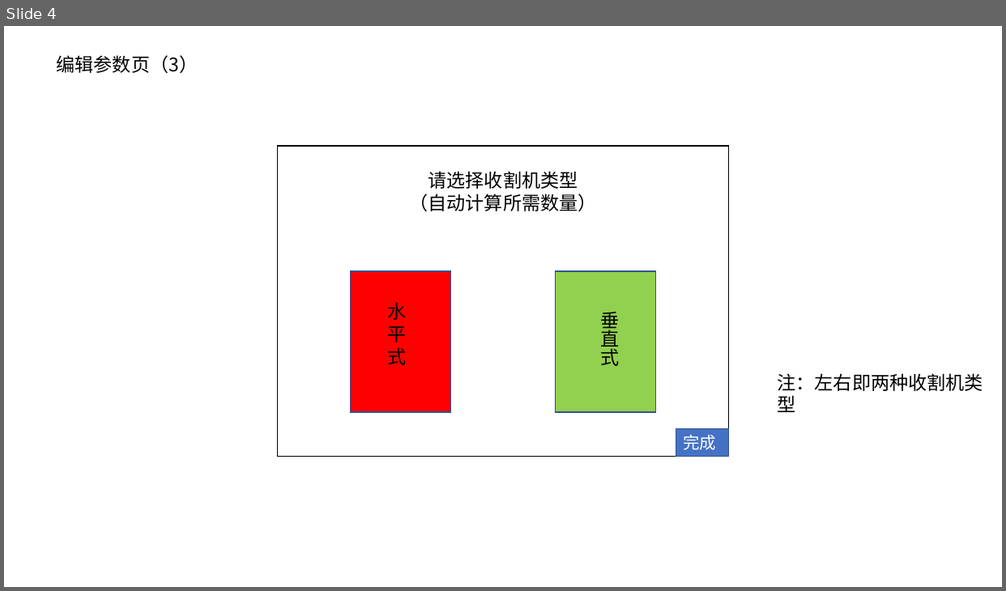
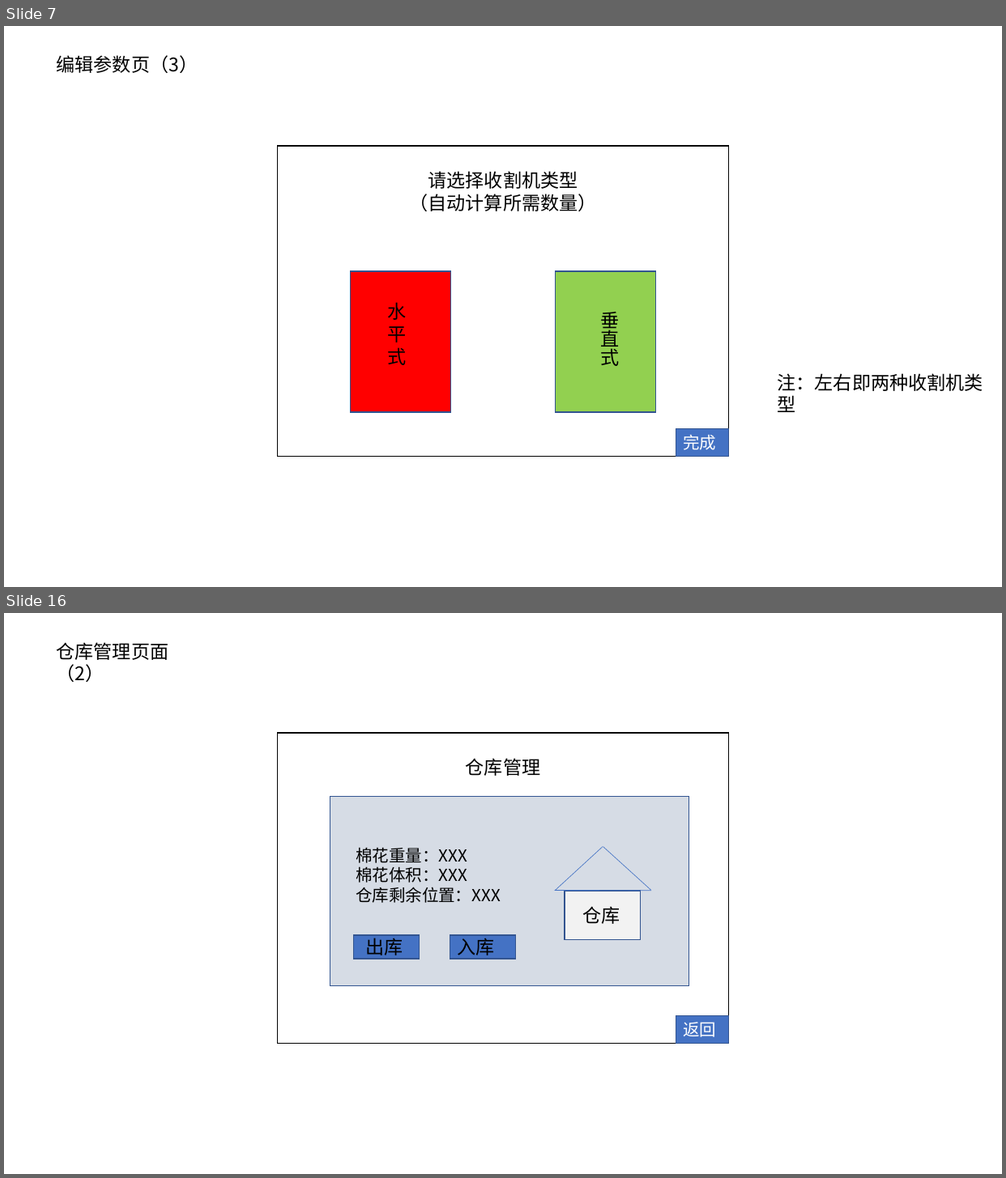
Before and after one commit to jerryfeng2003/The_C_design_on_cotton, a slide deck: 相关资料/界面设计(第一版）.pptx. Shown one above the other, each under a label of ours: slide 4 before the commit, slides 7 and 16 after it; the slides between them are not shown. The pictures are 1006x591 and 1006x1178 pixels, drawn with LibreOffice and Linux fonts; fonts in the diff are those of the drawing. Boxes give left, top, right and bottom in pixels: in the first picture for what was removed or moved away, otherwise in the second. Text is boxed around its words. In the diff, an @@ line names an element or a change of style, - is before the commit and + after.

```diff
--- a/相关资料/界面设计(第一版）.pptx
+++ b/相关资料/界面设计(第一版）.pptx
@@ slide 16 added at <box>4,613,1002,1174</box>, background #FFFFFF @@
@@ text added at <box>57,642,169,682</box>, 18 pt, text #000000 @@
+仓库管理页面（2）
@@ rectangle added at <box>277,733,729,1043</box>, outline #000000 1 pt @@
@@ text added at <box>466,758,540,776</box>, 18 pt, text #000000 @@
+仓库管理
@@ rectangle added at <box>330,796,689,986</box>, fill #D6DCE5, outline #325491 1 pt @@
@@ text added at <box>356,847,501,903</box>, 16 pt, text #000000 @@
+棉花重量：XXX
+棉花体积：XXX
+仓库剩余位置：XXX
@@ line added from (555, 891) to (603, 846), #4472C4 0.5 pt @@
@@ line added from (651, 890) to (603, 846), #4472C4 0.5 pt @@
@@ line added from (555, 891) to (651, 891), #4472C4 0.5 pt @@
@@ rectangle added at <box>565,891,641,939</box>, fill #F2F2F2, outline #325491 1 pt @@
@@ text added at <box>583,906,620,924</box>, 18 pt, text #000000 @@
+仓库
@@ rectangle added at <box>354,935,420,959</box>, fill #4472C4, outline #325491 1 pt @@
@@ text added at <box>365,935,403,959</box>, 18 pt, text #000000 @@
+出库
@@ rectangle added at <box>450,935,515,959</box>, fill #4472C4, outline #325491 1 pt @@
@@ text added at <box>457,935,494,959</box>, 18 pt, text #000000 @@
+入库
@@ rectangle added at <box>675,1016,729,1043</box>, fill #4472C4, outline #325491 1 pt, 16 pt, text #FFFFFF @@
+返回
@@ what was slide 4 is now slide 7 @@
```
Also in this commit, not shown: 9 slides changed, 11 other slides added, 2 slides removed, 3 other files.
